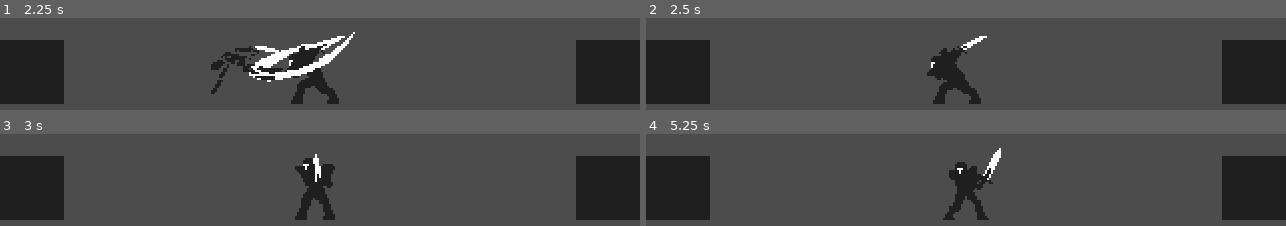
Above: before the commit, frames 1-4 (two rows, left to right).
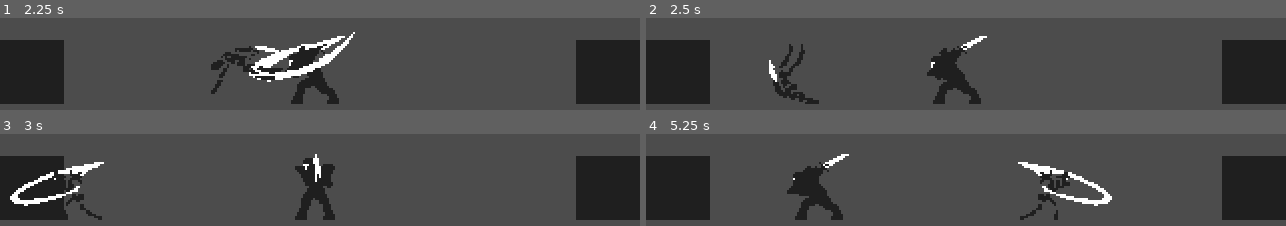
Above: after the commit, the same moments.

Repository: dw3nt/hb-grave-in-godot
Game: Godot game, scene res://Graveyard.tscn
The game is run twice, just before and just after one commit, with the same random seed, the same clock (stepped at 60 frames per second) and the same inputs.
Inputs:
- Up to frame 1 (2.25 s): hold D (move_right) 0.53-2.03 s; tap K (attack) at 0.6, 1.35 s; hold A (move_left) from 2.03 s (still down); tap Space (roll) at 2.1 s
- Up to frame 2 (2.5 s): keep holding A (move_left); tap K (attack) at 2.3 s
- Up to frame 3 (3 s): keep holding A (move_left); tap K (attack) at 2.85 s
- Up to frame 4 (5.25 s): tap K (attack) at 3.6, 4.55, 5.1 s; release A (move_left) at 4.28 s; hold D (move_right) from 4.28 s (still down); tap Space (roll) at 4.35 s

Frame 1 is identical in both runs. In frame 2, 1.4% of the frame differs, in the area x 19-28%, y 28-94%; in frame 3, 2.0%; in frame 4, 7.3%, in the area x 22-73%, y 15-94%.

Commit message:
added damage to hitboxes

Diff:
--- a/Hitbox.gd
+++ b/Hitbox.gd
@@ -1,5 +1,8 @@
 extends Area2D
 
 
+export(int) var damage = 5
+
+
 func _on_Hitbox_body_entered(body):
-	body.process_hit(self.get_owner())
+	body.process_hit(self.get_owner(), damage)
--- a/Knight.gd
+++ b/Knight.gd
@@ -5,12 +5,14 @@
 const MAX_MOVE_SPEED = 50
 const ACCELERATION = 10
 
-onready var state = State.CHASE
-onready var skeleton = get_tree().get_root().find_node("Skeleton", true, false)
-
 var motion = Vector2()
 var isFlipped = false
 var inAttackRange = false
+var maxHp = 25
+var hp = maxHp
+
+onready var state = State.CHASE
+onready var skeleton = get_tree().get_root().find_node("Skeleton", true, false)
 
 func _physics_process(delta):
 	# may be a better way to tell enemies player doesn't exist (or is dead) cuz this seems like bad practice / inefficent
@@ -48,9 +50,11 @@
 	motion.x = lerp(motion.x, 0, 0.25)
 
 
-func process_hit(attacker):
-	print("Knight hit by " + attacker.name)
-	queue_free()
+func process_hit(attacker, damage):
+	print("Knight took " + str(damage) + " from " + attacker.name)
+	hp -= damage
+	if hp <= 0:
+		queue_free()
 
 
 func set_face_direction(faceTowards):
--- a/Skeleton.gd
+++ b/Skeleton.gd
@@ -10,6 +10,8 @@
 
 var motion = Vector2()
 var isFlipped = false
+var maxHp = 25
+var hp = maxHp
 
 onready var state = State.MOVE
 onready var hitboxes = get_tree().get_nodes_in_group("playerHitbox")
@@ -43,9 +45,11 @@
 		state += 1
 
 
-func process_hit(attacker):
-	print("Skeleton hit by " + attacker.name)
-	queue_free()
+func process_hit(attacker, damage):
+	print("Skeleton took " + str(damage) + " from " + attacker.name)
+	hp -= damage
+	if hp <= 0:
+		queue_free()
 
 
 func process_roll():
